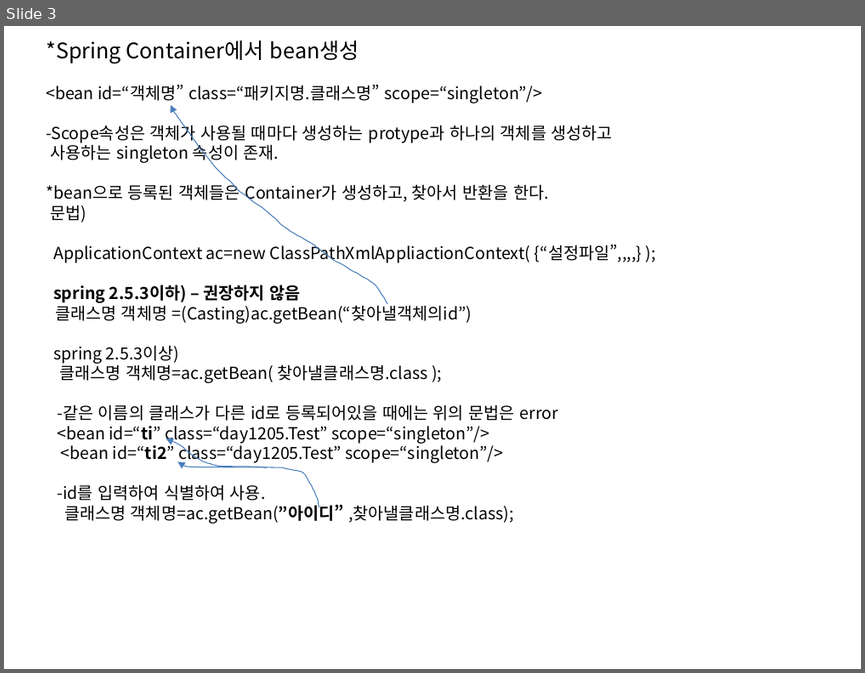
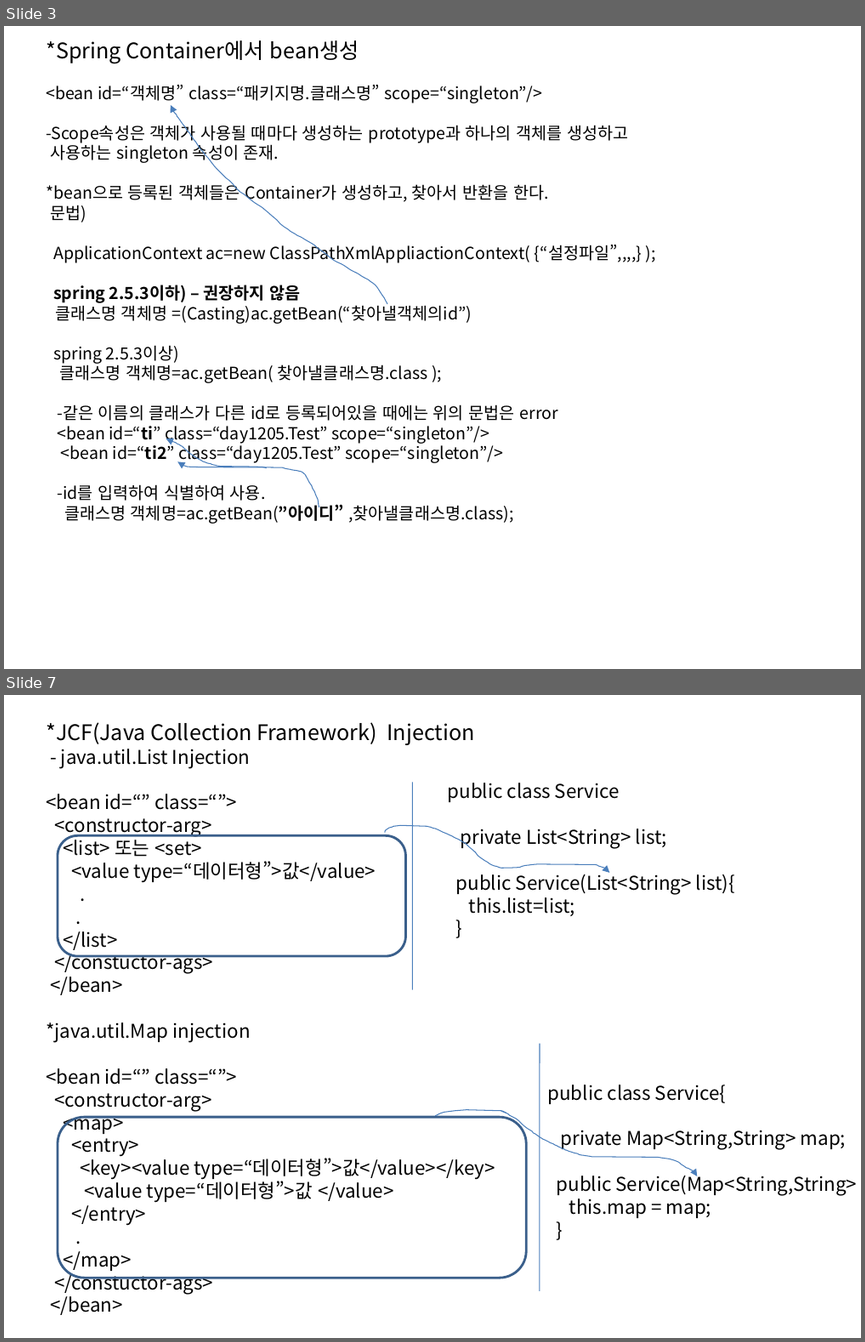
Before and after one commit to In0code/Programming_note, a slide deck: PPT/20231204_spring_di.pptx. Shown one above the other, each under a label of ours: slide 3 before the commit, slides 3 and 7 after it; the slides between them are not shown. The pictures are 865x673 and 865x1342 pixels, drawn with LibreOffice and Linux fonts; fonts in the diff are those of the drawing. Boxes give left, top, right and bottom in pixels: in the first picture for what was removed or moved away, otherwise in the second. Text is boxed around its words. In the diff, an @@ line names an element or a change of style, - is before the commit and + after.

```diff
--- a/PPT/20231204_spring_di.pptx
+++ b/PPT/20231204_spring_di.pptx
@@ slide 7 added at (x1=4, y1=695, x2=861, y2=1338), background #FFFFFF @@
@@ text added at (x1=46, y1=722, x2=494, y2=1315), 16 pt, text #000000 @@
+*JCF(Java Collection Framework) Injection
+- java.util.List Injection
+<bean id=“” class=“”>
+<constructor-arg>
+<list> 또는 <set>
+<value type=“데이터형”>값</value>
+.
+.
+</list>
+</constuctor-ags>
+</bean>
+*java.util.Map injection
+<bean id=“” class=“”>
+<constructor-arg>
+<map>
+<entry>
+<key><value type=“데이터형”>값</value></key>
+<value type=“데이터형”>값 </value>
+</entry>
+.
+</map>
+</constuctor-ags>
+</bean>
@@ line added from (413, 783) to (412, 990), #4B7EBC 0.75 pt @@
@@ text added at (x1=448, y1=783, x2=735, y2=916), 16 pt, text #000000 @@
+public class Service
+private List<String> list;
+public Service(List<String> list){
+this.list=list;
+}
@@ rounded rectangle added at (x1=57, y1=835, x2=405, y2=956), outline #3A5F8C 2 pt @@
@@ freeform shape added at (x1=385, y1=825, x2=609, y2=873), outline #4B7EBC 0.75 pt @@
@@ line added from (540, 1043) to (540, 1291), #4B7EBC 0.75 pt @@
@@ text added at (x1=548, y1=1084, x2=857, y2=1218), 16 pt, text #000000 @@
+public class Service{
+private Map<String,String> map;
+public Service(Map<String,String> map){
+this.map = map;
+}
@@ rounded rectangle added at (x1=57, y1=1117, x2=526, y2=1277), outline #3A5F8C 2 pt @@
@@ freeform shape added at (x1=435, y1=1106, x2=697, y2=1175), outline #4B7EBC 0.75 pt @@
@@ slide 3 changed as well @@
@@ text at (x1=46, y1=122, x2=628, y2=143): text changed @@
--Scope속성은 객체가 사용될 때마다 생성하는 protype과 하나의 객체를 생성하고
+-Scope속성은 객체가 사용될 때마다 생성하는 prototype과 하나의 객체를 생성하고
```
Also in this commit, not shown: 2 other slides changed, 4 other slides added, 1 other file.
